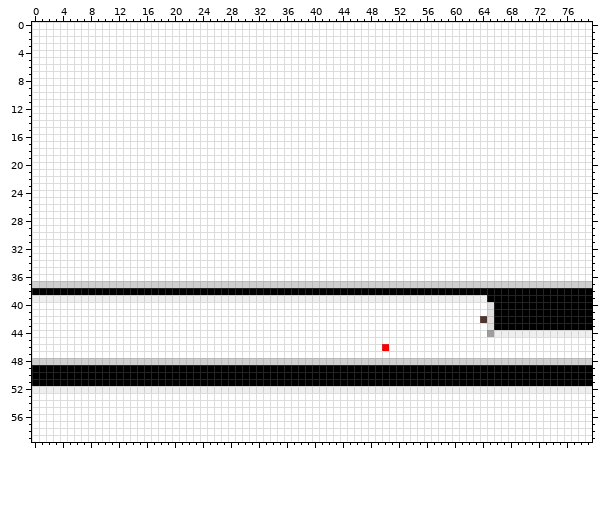
File history of a sprite sheet, build/exe.win-amd64-3.4/level_data/layouts/level6/layer2.png. Above, as it was before the edit.
The file is 80x60 pixels.
After the commit:
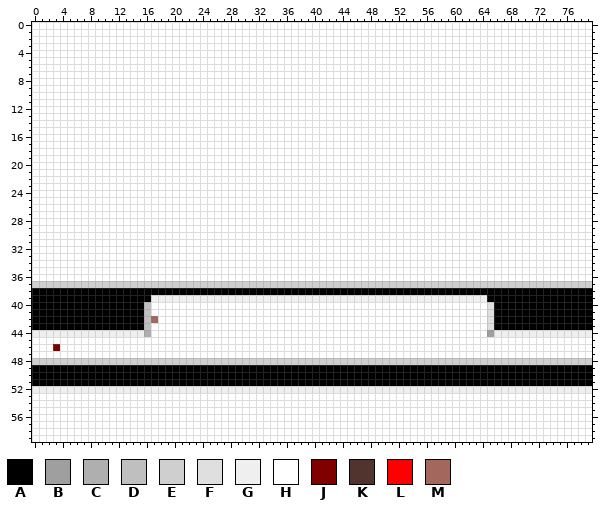
Palette (. is transparent): A #000000  B #9f9f9f  C #afafaf  D #bfbfbf  E #cfcfcf  F #dfdfdf  G #efefef  H #ffffff  J #800000  K #52342f  L #ff0000  M #a3675e
Difference:
{"y":39,"x":0,"old":"GGGGGGGGGGGGGGGGG","new":"AAAAAAAAAAAAAAAAA"}
{"y":40,"x":0,"old":"HHHHHHHHHHHHHHHHH","new":"AAAAAAAAAAAAAAAAD"}
{"y":41,"x":0,"old":"HHHHHHHHHHHHHHHHH","new":"AAAAAAAAAAAAAAAAD"}
{"y":42,"x":0,"old":"HHHHHHHHHHHHHHHHHH","new":"AAAAAAAAAAAAAAAADM"}
{"y":42,"x":64,"old":"K","new":"H"}
{"y":43,"x":0,"old":"HHHHHHHHHHHHHHHHH","new":"AAAAAAAAAAAAAAAAD"}
{"y":44,"x":0,"old":"HHHHHHHHHHHHHHHHH","new":"GGGGGGGGGGGGGGGGC"}
{"y":46,"x":3,"old":"H","new":"J"}
{"y":46,"x":50,"old":"L","new":"H"}
